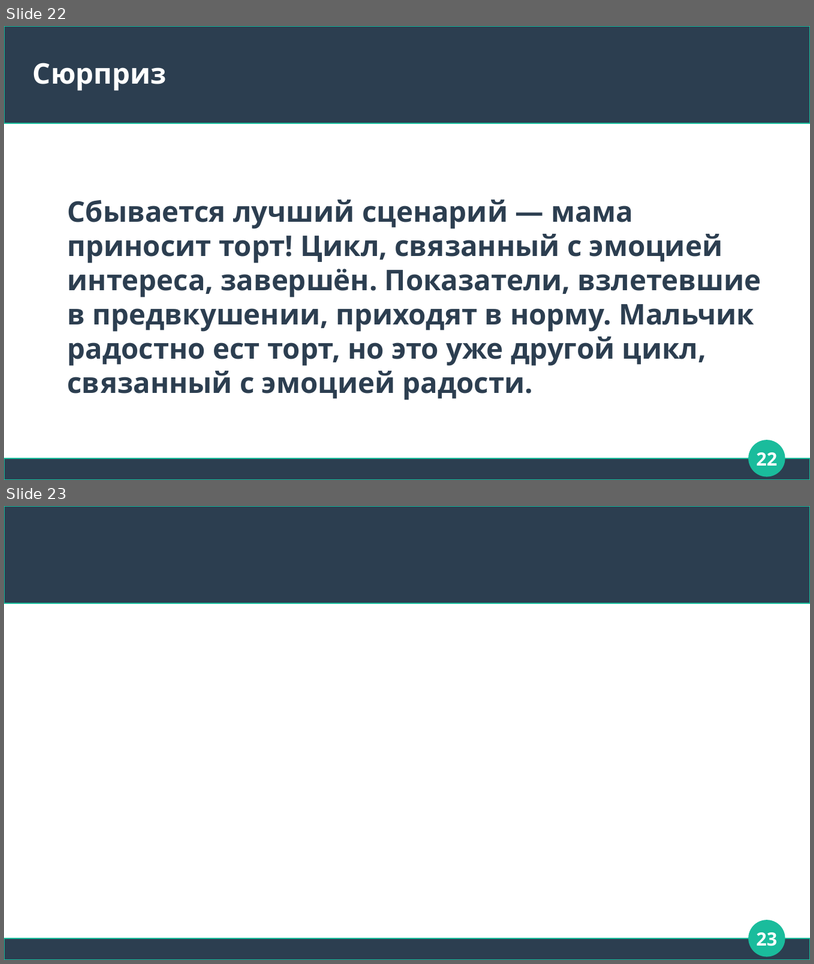
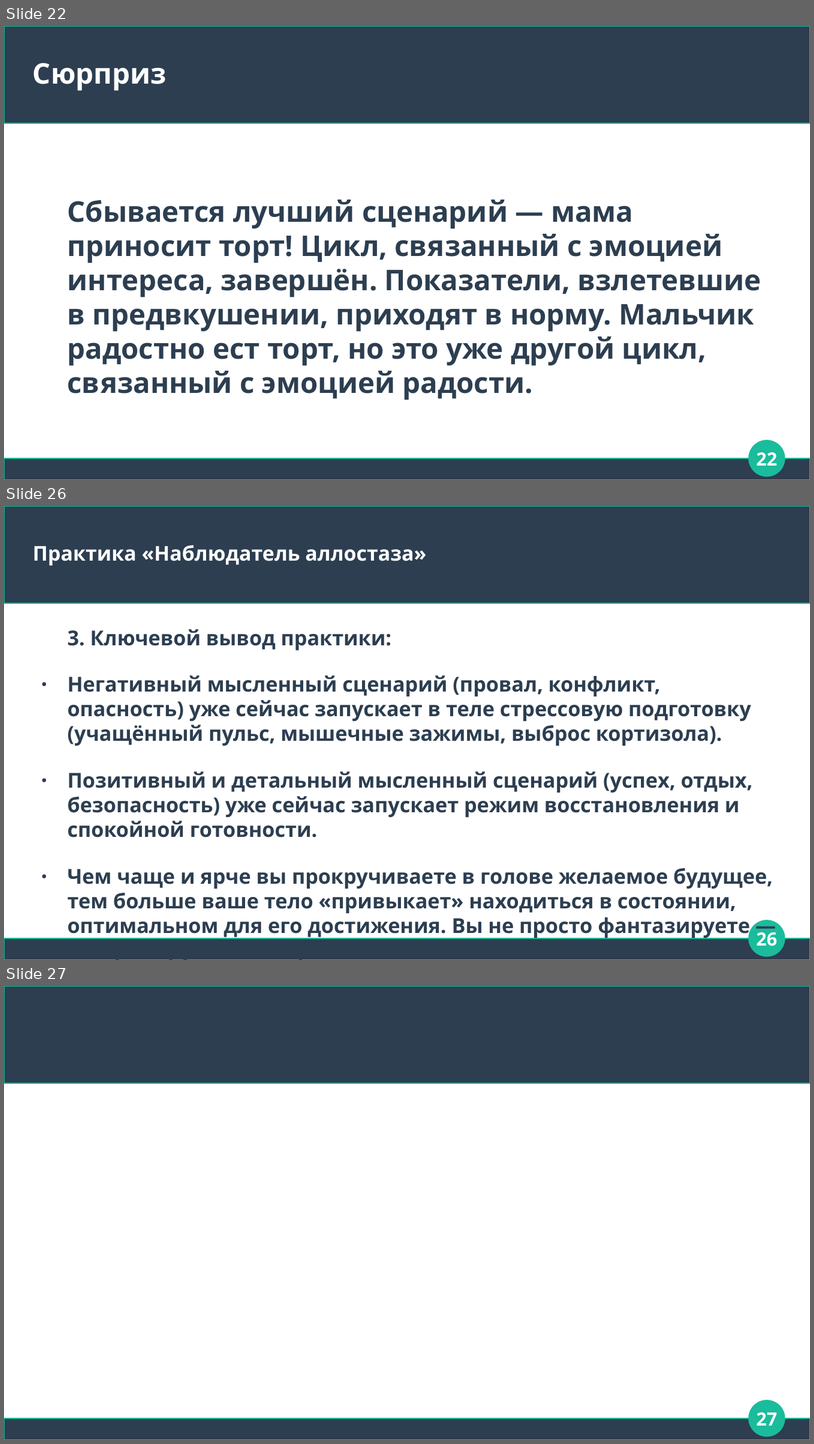
Before and after one commit to Chularev/articles, a slide deck: Psychology/4. аллостаз.odp. Shown one above the other, each under a label of ours: slides 22 and 23 before the commit, slides 22, 26 and 27 after it; the slides between them are not shown. The pictures are 814x964 and 814x1444 pixels, drawn with LibreOffice and Linux fonts; fonts in the diff are those of the drawing. Boxes give left, top, right and bottom in pixels: in the first picture for what was removed or moved away, otherwise in the second. Text is boxed around its words. In the diff, an @@ line names an element or a change of style, - is before the commit and + after.

```diff
--- a/Psychology/4. аллостаз.odp
+++ b/Psychology/4. аллостаз.odp
@@ slide 26 added at (4,506,810,960), background #FFFFFF; not listed: 3 template elements that a slide beside it also shows @@
@@ title added at (33,545,426,565), 20 pt, text #FFFFFF, bold @@
+Практика «Наблюдатель аллостаза»
@@ text added at (68,629,773,939), 20.1 pt, text #2C3E50, bold @@
+3. Ключевой вывод практики:
+● Негативный мысленный сценарий (провал, конфликт, опасность) уже сейчас запускает в теле стрессовую подготовку (учащённый пульс, мышечные зажимы, выброс кортизола).
+● Позитивный и детальный мысленный сценарий (успех, отдых, безопасность) уже сейчас запускает режим восстановления и спокойной готовности.
+● Чем чаще и ярче вы прокручиваете в голове желаемое будущее, тем больше ваше тело «привыкает» находиться в состоянии, оптимальном для его достижения. Вы не просто фантазируете — вы тренируете свою физиологию.
@@ page number added at (756,928,777,946), 18 pt, text #FFFFFF, bold @@
+26
@@ what was slide 23 is now slide 27 @@
@@ page number at (756,1412,777,1425): text changed @@
-23
+27
```
Also in this commit, not shown: 3 other slides added.
